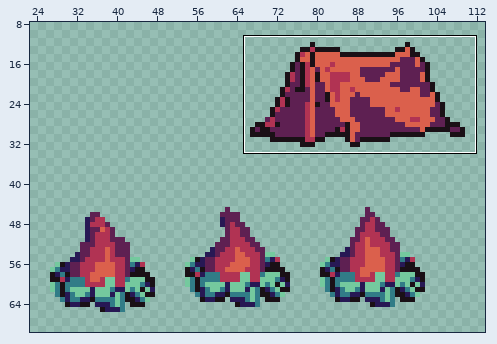
Two states of a pixel-art file, Assets/MTM/MyTextyres/Levels/TentAndCampfire.aseprite. The first picture is a wide view before the edit; the outline marks the close-up.
Close-up. Before the commit:
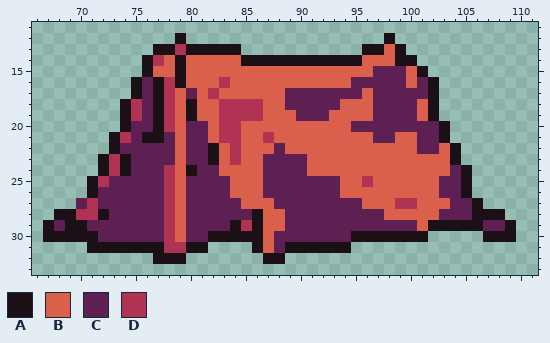
128x128 pixels, 1 frame. Shown: x 66..111, y 11..33. The wide view leaves out empty margins. The commit also changed other parts of the picture, which this record leaves out.
Palette (. is transparent): A #1a1016  B #db604c  C #5e2052  D #b13353
Pixels before, first column x 67:
12 ............A..................A...........
13 ..........AADAAAAA...........AABA..........
14 .........ADBABBBBBAAAAAAAAAAABBBAA.........
15 .........ABBABBBBBBBBBBBBBBBBBCCCBA........
16 ........ACADABBBDBBBBBBBBBBBCCCCCBCA.......
17 ........ACADBCBDBBBBBBCCCCCCCBCCCCCA.......
18 .......ADCADBABBDDDDBBCCCCCBBBCCCCBA.......
19 .......ADCADBABBDDDDBBBCCCBBBBCCCCBA.......
20 .......ACCADBCCBDDBBBBBBBBBBCCCCCCCCA......
21 ......ADCAACBCCBDDBBDBBBBBBBBBCCBBCCA......
22 ......ACCCCCBCCABDBBBCBBBBBBBBBBBBCCBA.....
23 .....ADACCCCBCCABDBBCCCCBBBBBBBBBBBBBA.....
24 .....ADACCCDBACCBBBBCCCCBBBBBBBBBBBBBCA....
25 ....ADCCCCCDBCCCCBBBCCCCCCCBBDBBBBBBCCA....
26 ....ACCCCCCDBCCCCBBBCCCCCCCBBBBBBBBBCCA....
27 ...CDCCCCCCDBCCCCCBBBCCCCCCCCBBBDDBBBCCA...
28 .AADDACCCCCDBCCCCCCABBCCCCCCCCCBBBBBCCCAAA.
29 ACAACCCCCCCDBCCCCADABBCCCCCCCCCCCCBAAAAACCA
30 AAAAACCCCCCDBCCAAAAABCCCCCCCAAAAAAA.....AAA
31 ....AAAAAAADDAA....ABCAAAAAA...............
32 ..........AAA.......AA.....................
The same view after the edit:
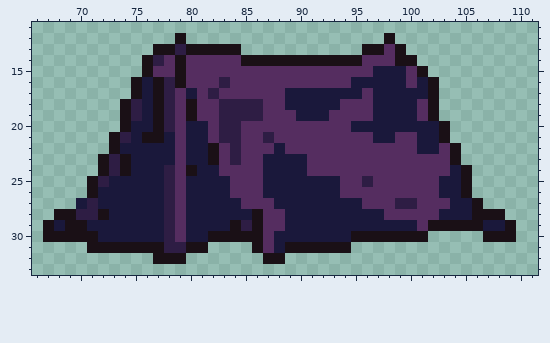
What changed:
Colour B changes from #db604c to #552d60.
Colour C changes from #5e2052 to #1a183b.
Colour D changes from #b13353 to #2e1d44.
Boxes around the changes in both close-ups, in picture pixels (x1, y1, x2, y2):
changed: (54, 44, 505, 253)
